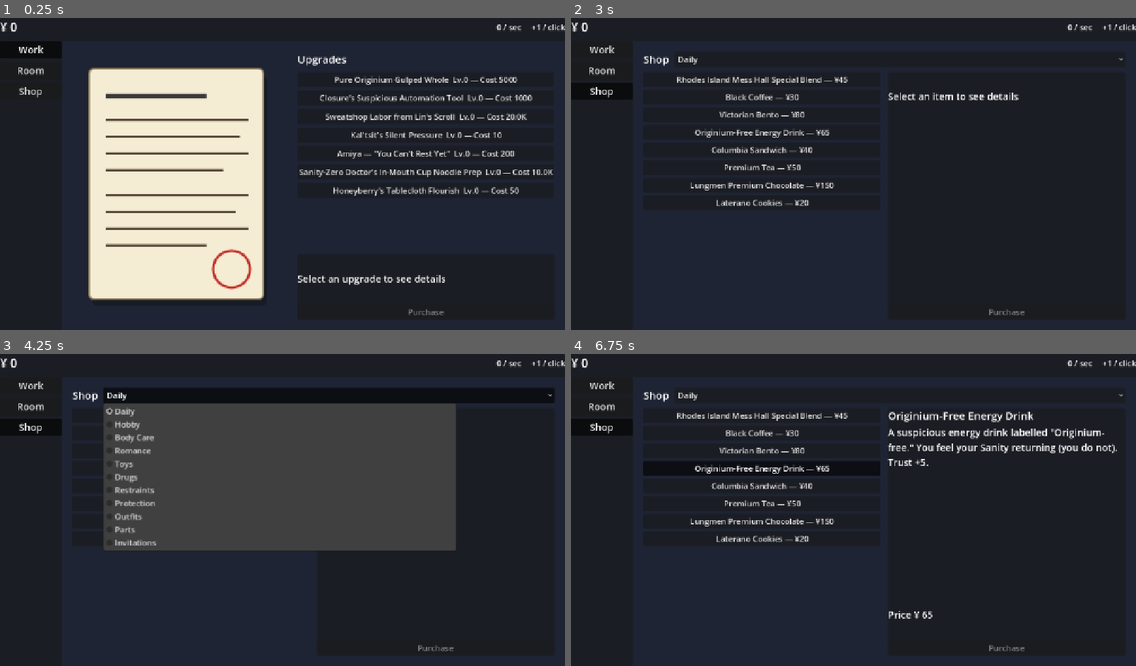
Above: before the commit, frames 1-4 (two rows, left to right).
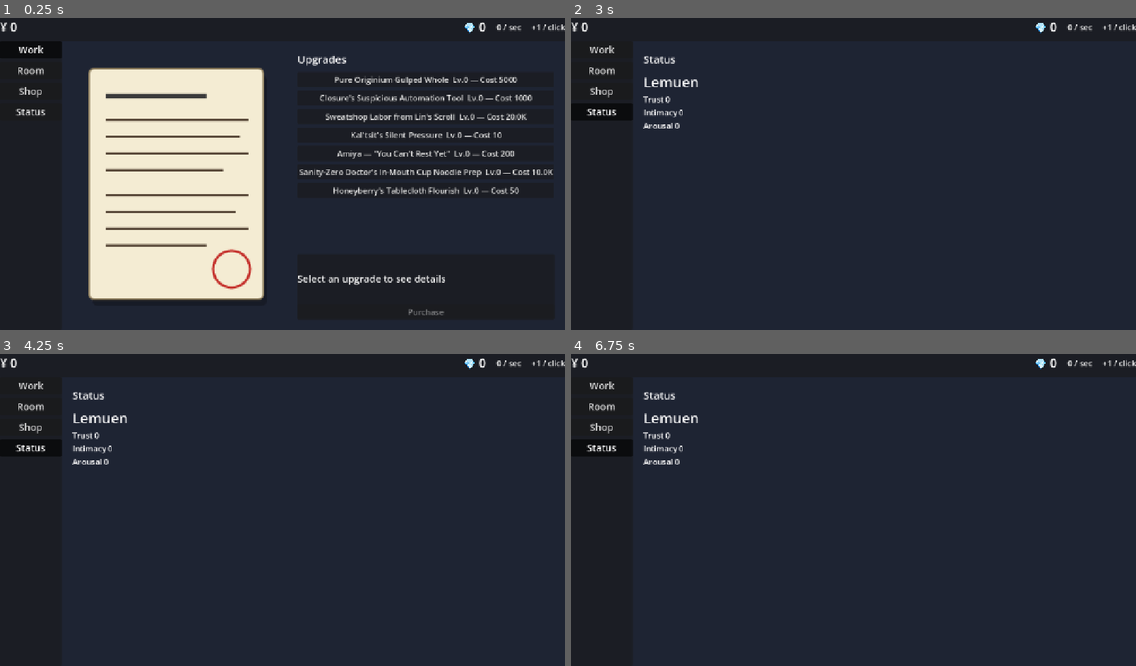
Above: after the commit, the same moments.

Repository: bakamarudasi/clickergame_demo
Game: Godot game, scene res://scenes/main.tscn
Same seed, same stepped clock (60 frames per second), same inputs: the game is played once before the commit and once after it.
Inputs (mouse positions are in pixels of both pictures, inside the frame that each line leads up to):
- Up to frame 1 (0.25 s): no input
- Up to frame 2 (3 s): click "Work" at 0.5 s; click "Room" at 1.25 s; click "Shop" at 2 s; click (599, 111) at 2.75 s, where only the run after the commit has a clickable "Status"
- Up to frame 3 (4.25 s): click (327, 394) at 3.5 s, where only the run before the commit has a clickable "Daily"
- Up to frame 4 (6.75 s): click (763, 416) at 4.25 s, where only the run before the commit has a clickable "Rhodes Island Mess Hall Speci…"; click (763, 432) at 5 s, where only the run before the commit has a clickable "Black Coffee — ¥30"; click (763, 450) at 5.75 s, where only the run before the commit has a clickable "Victorian Bento — ¥80"; click (763, 469) at 6.5 s, where only the run before the commit has a clickable "Originium-Free Energy Drink —…"

The runs differ from the first frame. In frame 1, 0.1% of the frame differs, in the area x 2-86%, y 1-32%; in frame 2, 2.7%; in frame 3, 33%, in the area x 2-98%, y 1-96%; in frame 4, 5.6%.
Error in both runs: Cannot call method 'get_children' on a null value. (res://scripts/ui/work_tab.gd:95)

Commit message:
Add intimacy / arousal data layer + Status tab placeholder
Lays the data scaffolding for the eros-status track agreed in design:
intimacy is a permanent long-term axis, arousal is a short-term
0..AROUSAL_MAX float that decays over time and gets a multiplicative
boost from intimacy when increased (B-option linkage). Default values
are zero so existing reactions and items keep behaving the same.

- Enums.EffectKind: + INTIMACY_ADD, AROUSAL_ADD (appended; existing .tres
  keep their numeric mappings)
- OperatorRuntime: + intimacy, arousal, arousal_last_unix, arousal_peak
- UIConstants: AROUSAL_MAX (100), AROUSAL_DECAY_PER_SEC (1.0),
  AROUSAL_INTIMACY_BOOST_PER_100 (1.0 → ×2 at intimacy 100)
- GameState: add_intimacy / get_arousal (lazy-decays before reading) /
  add_arousal (clamps to AROUSAL_MAX, applies intimacy boost, tracks
  arousal_peak) / _decay_arousal_to_now helper
- ReactionRule: + min_arousal float; resolver filters on it and folds it
  into the specificity score (priority * 10000 + tier * 100 + bond * 10
  + int(min_arousal)) so threshold-gated variants tie-break above the
  base rule
- ReactionResolver.apply_side_effects: handles INTIMACY_ADD / AROUSAL_ADD
- GiftService._fallback_apply: extends to also dispatch INTIMACY_ADD /
  AROUSAL_ADD / HARASSMENT_LOCK when no ReactionRule matches the gift
- EventBus: + intimacy_changed, arousal_changed signals

UI surface (placeholder, gated UI to follow):
- New scenes/ui/status_tab.tscn and scripts/ui/status_tab.gd that list
  every unlocked operator with their Trust / Intimacy / Arousal
  (rebuilds on operator_unlocked, refreshes per-row on the three
  changed signals, and auto-refreshes on translation changes)
- main.tscn / main.gd: + TabStatus button, + StatusTab instance, +
  PrestigeLabel ("💎 N") in the status bar wired to
  prestige_currency_changed
- translations/strings.csv: + UI_TAB_STATUS, UI_PRESTIGE_FMT,
  STATUS_TITLE, STATUS_TRUST_FMT, STATUS_INTIMACY_FMT, STATUS_AROUSAL_FMT
  in ja / en / zh_CN

https://claude.ai/code/session_01BbnKH9d862wKuFHVVQeGKj

Diff:
--- a/scenes/main.tscn
+++ b/scenes/main.tscn
@@ -1,9 +1,10 @@
-[gd_scene load_steps=5 format=3 uid="uid://clickergamemain0"]
+[gd_scene load_steps=6 format=3 uid="uid://clickergamemain0"]
 
 [ext_resource type="Script" path="res://scripts/main.gd" id="1_main"]
 [ext_resource type="PackedScene" uid="uid://clickergameworktab0" path="res://scenes/ui/work_tab.tscn" id="2_work"]
 [ext_resource type="PackedScene" uid="uid://clickergameroomtab0" path="res://scenes/ui/room_tab.tscn" id="3_room"]
 [ext_resource type="PackedScene" uid="uid://clickergameshoptab0" path="res://scenes/ui/shop_tab.tscn" id="4_shop"]
+[ext_resource type="PackedScene" uid="uid://clickergamestatustab0" path="res://scenes/ui/status_tab.tscn" id="5_status"]
 
 [node name="Main" type="Control"]
 anchors_preset = 15
@@ -44,6 +45,13 @@
 size_flags_horizontal = 3
 theme_type_variation = &"LargeLabel"
 text = "¥ 0"
+vertical_alignment = 1
+
+[node name="PrestigeLabel" type="Label" parent="Root/StatusBar/StatusHBox"]
+unique_name_in_owner = true
+layout_mode = 2
+theme_type_variation = &"LargeLabel"
+text = "💎 0"
 vertical_alignment = 1
 
 [node name="PerSecLabel" type="Label" parent="Root/StatusBar/StatusHBox"]
@@ -92,6 +100,13 @@
 toggle_mode = true
 text = "UI_TAB_SHOP"
 
+[node name="TabStatus" type="Button" parent="Root/Body/Sidebar/SidebarVBox"]
+unique_name_in_owner = true
+layout_mode = 2
+theme_type_variation = &"TabButton"
+toggle_mode = true
+text = "UI_TAB_STATUS"
+
 [node name="TabHolder" type="Control" parent="Root/Body"]
 unique_name_in_owner = true
 layout_mode = 2
@@ -106,6 +121,10 @@
 visible = false
 
 [node name="ShopTab" parent="Root/Body/TabHolder" instance=ExtResource("4_shop")]
+unique_name_in_owner = true
+visible = false
+
+[node name="StatusTab" parent="Root/Body/TabHolder" instance=ExtResource("5_status")]
 unique_name_in_owner = true
 visible = false
 
--- /dev/null
+++ b/scenes/ui/status_tab.tscn
@@ -0,0 +1,39 @@
+[gd_scene load_steps=2 format=3 uid="uid://clickergamestatustab0"]
+
+[ext_resource type="Script" path="res://scripts/ui/status_tab.gd" id="1"]
+
+[node name="StatusTab" type="Control"]
+anchors_preset = 15
+anchor_right = 1.0
+anchor_bottom = 1.0
+grow_horizontal = 2
+grow_vertical = 2
+script = ExtResource("1")
+
+[node name="VBox" type="VBoxContainer" parent="."]
+anchors_preset = 15
+anchor_right = 1.0
+anchor_bottom = 1.0
+grow_horizontal = 2
+grow_vertical = 2
+offset_left = 24.0
+offset_top = 24.0
+offset_right = -24.0
+offset_bottom = -24.0
+theme_override_constants/separation = 12
+
+[node name="Title" type="Label" parent="VBox"]
+layout_mode = 2
+theme_type_variation = &"TitleLabel"
+text = "STATUS_TITLE"
+
+[node name="Scroll" type="ScrollContainer" parent="VBox"]
+layout_mode = 2
+size_flags_vertical = 3
+horizontal_scroll_mode = 0
+
+[node name="OperatorVBox" type="VBoxContainer" parent="VBox/Scroll"]
+unique_name_in_owner = true
+layout_mode = 2
+size_flags_horizontal = 3
+theme_override_constants/separation = 16
--- a/scripts/autoload/event_bus.gd
+++ b/scripts/autoload/event_bus.gd
@@ -12,6 +12,8 @@
 signal trust_changed(operator_id: StringName, new_trust: int, new_stage: int)
 signal stage_advanced(operator_id: StringName, new_stage: int)
 signal operator_locked(operator_id: StringName, until_unix: float)
+signal intimacy_changed(operator_id: StringName, new_value: int)
+signal arousal_changed(operator_id: StringName, new_value: float)
 
 # インベントリ・ショップ
 signal inventory_changed(item_id: StringName, new_count: int)
--- a/scripts/autoload/game_state.gd
+++ b/scripts/autoload/game_state.gd
@@ -148,6 +148,48 @@
 	return stage
 
 
+# --- 親密度・発情度 -------------------------------------------------------
+
+func add_intimacy(op_id: StringName, delta: int) -> void:
+	var rt := get_runtime(op_id)
+	if rt == null:
+		return
+	rt.intimacy = max(0, rt.intimacy + delta)
+	EventBus.intimacy_changed.emit(op_id, rt.intimacy)
+
+
+# 発情度の取得は必ずこの関数経由で。前回 set/get からの経過時間ぶんを
+# その場で減衰させてから返す（lazy decay）。
+func get_arousal(op_id: StringName) -> float:
+	var rt := get_runtime(op_id)
+	if rt == null:
+		return 0.0
+	_decay_arousal_to_now(rt)
+	return rt.arousal
+
+
+# 発情度を加算する。親密度に応じた加算ブーストがかかる（B案連動）。
+# 親密度 100 ごとに +AROUSAL_INTIMACY_BOOST_PER_100 倍（既定で +100% / ×2.0）。
+func add_arousal(op_id: StringName, delta: float) -> void:
+	var rt := get_runtime(op_id)
+	if rt == null:
+		return
+	_decay_arousal_to_now(rt)
+	var boost := 1.0 + (float(rt.intimacy) / 100.0) * UIConstants.AROUSAL_INTIMACY_BOOST_PER_100
+	rt.arousal = clampf(rt.arousal + delta * boost, 0.0, UIConstants.AROUSAL_MAX)
+	if rt.arousal > rt.arousal_peak:
+		rt.arousal_peak = rt.arousal
+	EventBus.arousal_changed.emit(op_id, rt.arousal)
+
+
+func _decay_arousal_to_now(rt: OperatorRuntime) -> void:
+	var now := Time.get_unix_time_from_system()
+	if rt.arousal_last_unix > 0.0 and rt.arousal > 0.0:
+		var elapsed := max(0.0, now - rt.arousal_last_unix)
+		rt.arousal = max(0.0, rt.arousal - elapsed * UIConstants.AROUSAL_DECAY_PER_SEC)
+	rt.arousal_last_unix = now
+
+
 # --- ハラスメント ---------------------------------------------------------
 
 func add_harassment(op_id: StringName, weight: int) -> void:
--- a/scripts/data/enums.gd
+++ b/scripts/data/enums.gd
@@ -47,6 +47,8 @@
 	RULE_ACTIVATE,
 	SCOPE_BATTERY_REFILL,
 	SCOPE_GRANT,
+	INTIMACY_ADD,        # 親密度（永続・上昇のみ）
+	AROUSAL_ADD,         # 発情度（時間で減衰、親密度で増加補正）
 }
 
 enum TriggerKind {
--- a/scripts/data/operator_runtime.gd
+++ b/scripts/data/operator_runtime.gd
@@ -13,6 +13,17 @@
 @export var last_inspection_unix: float = 0.0
 @export var xray_suspicion: float = 0.0
 
+# 親密度（永続・上昇のみ）。trust とは別軸の長期指標で、
+# arousal の増加補正に使う（B案連動）。
+@export var intimacy: int = 0
+
+# 発情度。0..UIConstants.AROUSAL_MAX の float。
+# 時間で UIConstants.AROUSAL_DECAY_PER_SEC ずつ減衰。
+# arousal_last_unix は lazy decay 計算の基準時刻。
+@export var arousal: float = 0.0
+@export var arousal_last_unix: float = 0.0
+@export var arousal_peak: float = 0.0
+
 func is_locked() -> bool:
 	return Time.get_unix_time_from_system() < locked_until
 
--- a/scripts/data/reaction_rule.gd
+++ b/scripts/data/reaction_rule.gd
@@ -14,6 +14,7 @@
 @export var requires_active_rule: StringName = &""   # 空ならゲートなし
 @export var min_tier: int = 0                         # GameState.prestige_count がこの値以上で発火
 @export var min_bond: int = 0                         # GameState.get_bond(op_id) がこの値以上で発火
+@export var min_arousal: float = 0.0                  # GameState.get_arousal(op_id) がこの値以上で発火
 
 @export var reaction: Enums.Reaction = Enums.Reaction.HAPPY
 @export var trust_delta: int = 0
--- a/scripts/main.gd
+++ b/scripts/main.gd
@@ -6,19 +6,23 @@
 const TAB_WORK := &"work"
 const TAB_ROOM := &"room"
 const TAB_SHOP := &"shop"
+const TAB_STATUS := &"status"
 
 @onready var currency_label: Label = %CurrencyLabel
+@onready var prestige_label: Label = %PrestigeLabel
 @onready var per_sec_label: Label = %PerSecLabel
 @onready var click_power_label: Label = %ClickPowerLabel
 
 @onready var tab_work_button: Button = %TabWork
 @onready var tab_room_button: Button = %TabRoom
 @onready var tab_shop_button: Button = %TabShop
+@onready var tab_status_button: Button = %TabStatus
 
 @onready var tab_holder: Control = %TabHolder
 @onready var work_tab: Control = %WorkTab
 @onready var room_tab: Control = %RoomTab
 @onready var shop_tab: Control = %ShopTab
+@onready var status_tab: Control = %StatusTab
 
 @onready var auto_timer: Timer = %AutoTimer
 @onready var toast_label: Label = %ToastLabel
@@ -35,11 +39,13 @@
 	EventBus.currency_changed.connect(_on_currency_changed)
 	EventBus.per_second_changed.connect(_on_per_second_changed)
 	EventBus.click_power_changed.connect(_on_click_power_changed)
+	EventBus.prestige_currency_changed.connect(_on_prestige_currency_changed)
 	EventBus.toast_requested.connect(_show_toast)
 
 	tab_work_button.pressed.connect(_switch_to.bind(TAB_WORK))
 	tab_room_button.pressed.connect(_switch_to.bind(TAB_ROOM))
 	tab_shop_button.pressed.connect(_switch_to.bind(TAB_SHOP))
+	tab_status_button.pressed.connect(_switch_to.bind(TAB_STATUS))
 
 	auto_timer.timeout.connect(_on_auto_tick)
 
@@ -51,13 +57,16 @@
 	work_tab.visible = (tab_id == TAB_WORK)
 	room_tab.visible = (tab_id == TAB_ROOM)
 	shop_tab.visible = (tab_id == TAB_SHOP)
+	status_tab.visible = (tab_id == TAB_STATUS)
 	tab_work_button.button_pressed = (tab_id == TAB_WORK)
 	tab_room_button.button_pressed = (tab_id == TAB_ROOM)
 	tab_shop_button.button_pressed = (tab_id == TAB_SHOP)
+	tab_status_button.button_pressed = (tab_id == TAB_STATUS)
 
 
 func _refresh_status_bar() -> void:
 	currency_label.text = tr("UI_CURRENCY_FMT") % FormatUtils.short(GameState.currency)
+	prestige_label.text = tr("UI_PRESTIGE_FMT") % FormatUtils.short(GameState.prestige_currency)
 	per_sec_label.text = tr("UI_PER_SEC_FMT") % FormatUtils.short(GameState.per_second)
 	click_power_label.text = tr("UI_CLICK_POWER_FMT") % FormatUtils.short(GameState.click_power)
 
@@ -84,6 +93,9 @@
 func _on_click_power_changed(_v: int) -> void:
 	_refresh_status_bar()
 
+func _on_prestige_currency_changed(_v: int) -> void:
+	_refresh_status_bar()
+
 
 func _on_auto_tick() -> void:
 	EconomyService.tick(1.0)
--- a/scripts/services/gift_service.gd
+++ b/scripts/services/gift_service.gd
@@ -43,6 +43,18 @@
 
 
 static func _fallback_apply(op_id: StringName, it: ItemData) -> void:
+	# ReactionRule が見つからなかった場合のフォールバック。
+	# キャラ反応に強く依存しない効果（信頼度・親密度・発情度・ハラス）はここで適用する。
+	# CG/COSTUME など他のキャラ依存系はリアクション側でしか発火しない設計。
 	for eff: ItemEffect in it.effects:
-		if eff.kind == Enums.EffectKind.TRUST_ADD:
-			GameState.add_trust(op_id, eff.amount)
+		match eff.kind:
+			Enums.EffectKind.TRUST_ADD:
+				GameState.add_trust(op_id, eff.amount)
+			Enums.EffectKind.INTIMACY_ADD:
+				GameState.add_intimacy(op_id, eff.amount)
+			Enums.EffectKind.AROUSAL_ADD:
+				GameState.add_arousal(op_id, float(eff.amount))
+			Enums.EffectKind.HARASSMENT_LOCK:
+				GameState.add_harassment(op_id, eff.amount)
+			_:
+				pass
--- a/scripts/services/reaction_resolver.gd
+++ b/scripts/services/reaction_resolver.gd
@@ -35,9 +35,11 @@
 			continue
 		if GameState.get_bond(op_id) < rule.min_bond:
 			continue
-		# priority を主軸に、tier+bond の specificity をタイブレークに使う。
-		# これで「同じ priority なら、より厳しい条件を満たした上位バリアント」が選ばれる。
-		var score := rule.priority * 1000 + rule.min_tier * 10 + rule.min_bond
+		if rule.min_arousal > 0.0 and GameState.get_arousal(op_id) < rule.min_arousal:
+			continue
+		# priority を主軸に、tier+bond+arousal の specificity をタイブレークに使う。
+		# 同じ priority なら、より厳しい条件を満たした上位バリアントが勝つ。
+		var score := rule.priority * 10000 + rule.min_tier * 100 + rule.min_bond * 10 + int(rule.min_arousal)
 		if score > best_score:
 			best = rule
 			best_score = score
@@ -57,3 +59,7 @@
 				GameState.unlock_costume(op_id, eff.target_id)
 			Enums.EffectKind.HARASSMENT_LOCK:
 				GameState.add_harassment(op_id, eff.amount)
+			Enums.EffectKind.INTIMACY_ADD:
+				GameState.add_intimacy(op_id, eff.amount)
+			Enums.EffectKind.AROUSAL_ADD:
+				GameState.add_arousal(op_id, float(eff.amount))
--- /dev/null
+++ b/scripts/ui/status_tab.gd
@@ -0,0 +1,85 @@
+extends Control
+
+# Statusタブ（仮置き）。各オペレーターの主要ステータスを縦に並べるだけのプレースホルダ。
+# 将来は CG/Memory 解放数、累計ギフト、ハラス値、xray 視認数 なども載せて
+# ギャラリー系の導線にする予定。
+# 「特定アイテム購入で初めてタブを解放」みたいなゲートも後付けする想定（今は常時表示）。
+
+@onready var operator_vbox: VBoxContainer = %OperatorVBox
+
+# op_id -> Dictionary { row: VBoxContainer, lines: Dictionary{ "trust" / "intimacy" / "arousal": Label } }
+var _rows: Dictionary = {}
+
+
+func _ready() -> void:
+	EventBus.operator_unlocked.connect(_on_operator_unlocked)
+	EventBus.trust_changed.connect(_on_trust_changed)
+	EventBus.intimacy_changed.connect(_on_intimacy_changed)
+	EventBus.arousal_changed.connect(_on_arousal_changed)
+	_rebuild()
+
+
+func _rebuild() -> void:
+	for child in operator_vbox.get_children():
+		child.queue_free()
+	_rows.clear()
+	for op: OperatorData in DataRegistry.get_all_operators():
+		if not GameState.is_operator_unlocked(op.id):
+			continue
+		_make_row(op)
+
+
+func _make_row(op: OperatorData) -> void:
+	var row := VBoxContainer.new()
+	row.add_theme_constant_override(&"separation", 4)
+	var name_label := Label.new()
+	name_label.theme_type_variation = UIConstants.VAR_DISPLAY_LABEL
+	name_label.text = tr(op.display_name)
+	row.add_child(name_label)
+	var trust_lbl := Label.new()
+	var intimacy_lbl := Label.new()
+	var arousal_lbl := Label.new()
+	row.add_child(trust_lbl)
+	row.add_child(intimacy_lbl)
+	row.add_child(arousal_lbl)
+	operator_vbox.add_child(row)
+	_rows[op.id] = {
+		"row": row,
+		"trust": trust_lbl,
+		"intimacy": intimacy_lbl,
+		"arousal": arousal_lbl,
+	}
+	_refresh_row(op.id)
+
+
+func _refresh_row(op_id: StringName) -> void:
+	if not _rows.has(op_id):
+		return
+	var rt := GameState.get_runtime(op_id)
+	if rt == null:
+		return
+	var entry: Dictionary = _rows[op_id]
+	(entry.trust as Label).text = tr("STATUS_TRUST_FMT") % rt.trust
+	(entry.intimacy as Label).text = tr("STATUS_INTIMACY_FMT") % rt.intimacy
+	(entry.arousal as Label).text = tr("STATUS_AROUSAL_FMT") % int(GameState.get_arousal(op_id))
+
+
+func _on_operator_unlocked(_op_id: StringName) -> void:
+	_rebuild()
+
+
+func _on_trust_changed(op_id: StringName, _trust: int, _stage: int) -> void:
+	_refresh_row(op_id)
+
+
+func _on_intimacy_changed(op_id: StringName, _v: int) -> void:
+	_refresh_row(op_id)
+
+
+func _on_arousal_changed(op_id: StringName, _v: float) -> void:
+	_refresh_row(op_id)
+
+
+func _notification(what: int) -> void:
+	if what == NOTIFICATION_TRANSLATION_CHANGED:
+		_rebuild()
--- a/scripts/ui/ui_constants.gd
+++ b/scripts/ui/ui_constants.gd
@@ -51,6 +51,11 @@
 const XRAY_SUSPICION_THRESHOLD := 30.0       # この値で発覚
 const XRAY_POSE_SHOW_SEC := 4.0              # 高信頼バレ時に見せつけポーズを表示する時間
 
+# 発情度（arousal）まわり。詳細設計は OperatorRuntime と GameState.add_arousal を参照。
+const AROUSAL_MAX := 100.0                   # 0..この値の範囲でクランプ
+const AROUSAL_DECAY_PER_SEC := 1.0           # 何もしないと毎秒これだけ減る
+const AROUSAL_INTIMACY_BOOST_PER_100 := 1.0  # 親密度100ごとに増加量+100% (×2倍)
+
 # --- Theme variation 名（.tscn の theme_type_variation で使う） --------
 const VAR_DISPLAY_BUTTON := &"DisplayButton"   # FONT_DISPLAY
 const VAR_TAB_BUTTON := &"TabButton"           # FONT_SUBTITLE
--- a/translations/strings.csv
+++ b/translations/strings.csv
@@ -2,9 +2,15 @@
 UI_TAB_WORK,Work,Work,工作
 UI_TAB_ROOM,Room,Room,房间
 UI_TAB_SHOP,Shop,Shop,商店
+UI_TAB_STATUS,Status,Status,状态
 UI_CURRENCY_FMT,¥ %s,¥ %s,¥ %s
+UI_PRESTIGE_FMT,💎 %s,💎 %s,💎 %s
 UI_PER_SEC_FMT,%s / sec,%s / sec,%s / 秒
 UI_CLICK_POWER_FMT,+%s / click,+%s / click,+%s / 点击
+STATUS_TITLE,ステータス,Status,状态
+STATUS_TRUST_FMT,信頼度 %d,Trust %d,信赖度 %d
+STATUS_INTIMACY_FMT,親密度 %d,Intimacy %d,亲密度 %d
+STATUS_AROUSAL_FMT,発情度 %d,Arousal %d,兴奋度 %d
 WORK_CLICK_BUTTON,CLICK!,CLICK!,点击！
 WORK_UPGRADE_TITLE,アップグレード,Upgrades,强化
 WORK_UPGRADE_FMT,%s  Lv.%d — Cost %s,%s  Lv.%d — Cost %s,%s  Lv.%d — 费用 %s
